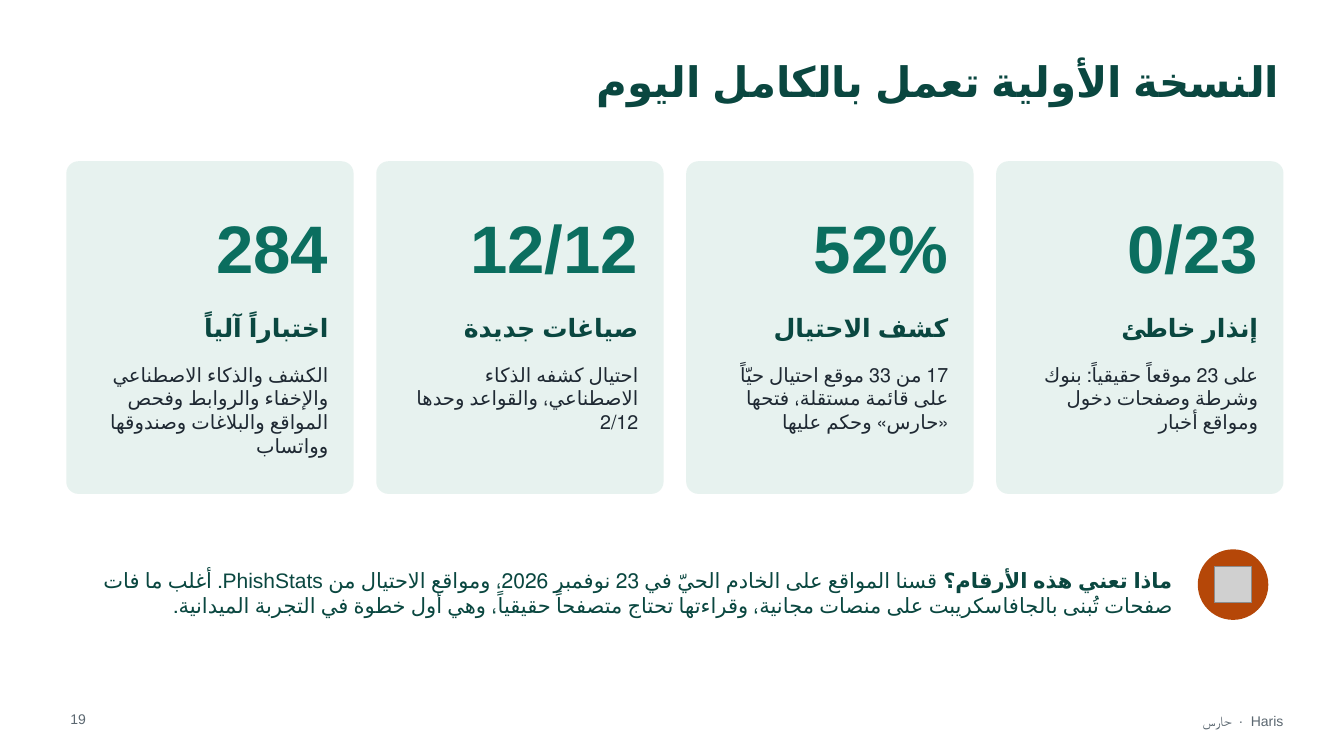
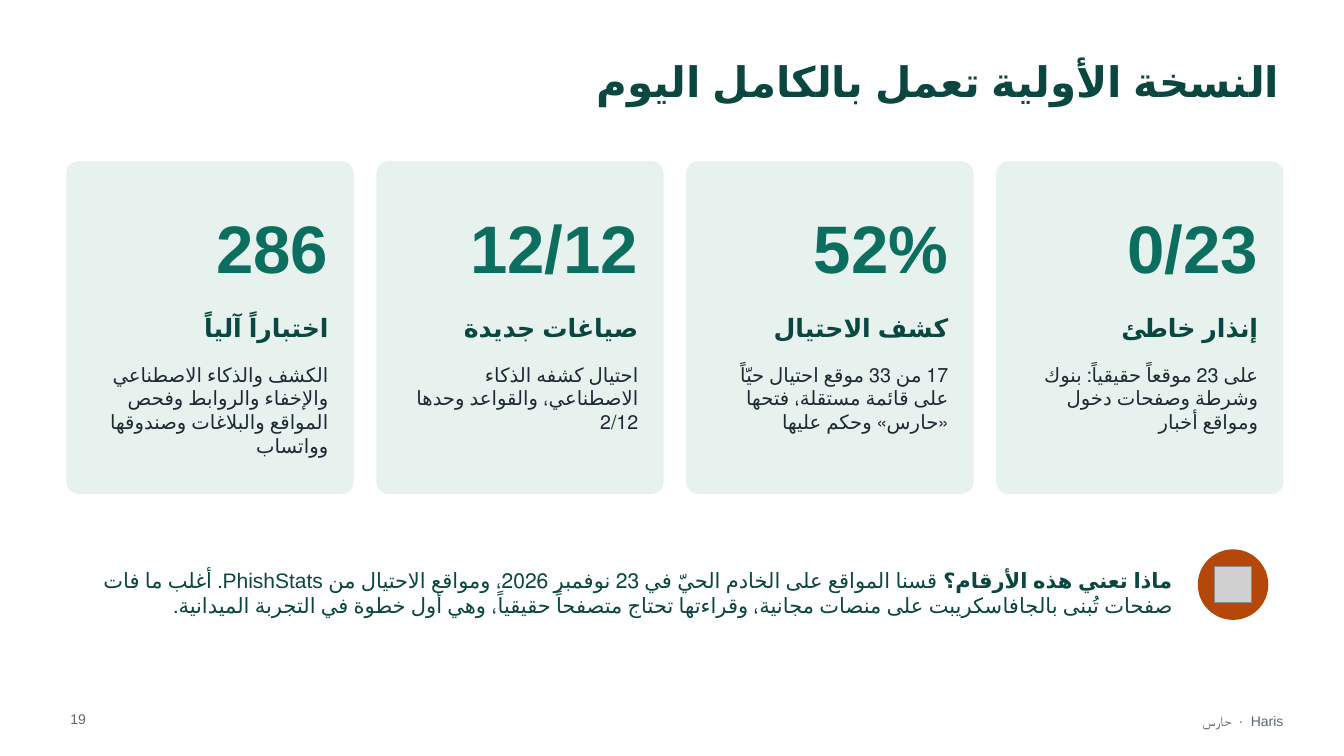
Before and after one commit to mohamedtorky2022/Haris, a slide deck: slide 19 of docs/Haris-presentation-ar.pptx. Drawn at 1344x756 pixels with LibreOffice and Linux fonts; fonts in the diff are those of the drawing; grey boxes stand for pictures. Boxes give left, top, right and bottom in pixels: in the first picture for what was removed or moved away, otherwise in the second. Text is boxed around its words. In the diff, an @@ line names an element or a change of style, - is before the commit and + after.

```diff
--- a/docs/Haris-presentation-ar.pptx
+++ b/docs/Haris-presentation-ar.pptx
@@ text at box(216, 226, 328, 274): text changed @@
-284
+286
```
Also in this commit, not shown: 12 other files.
